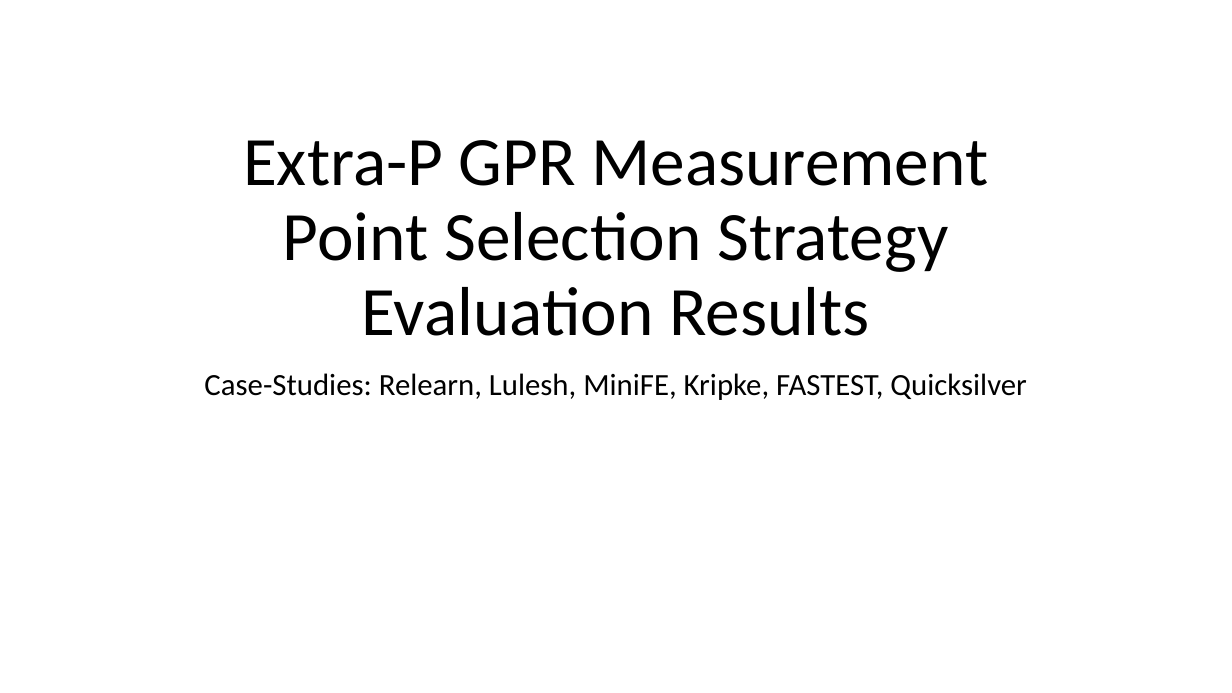
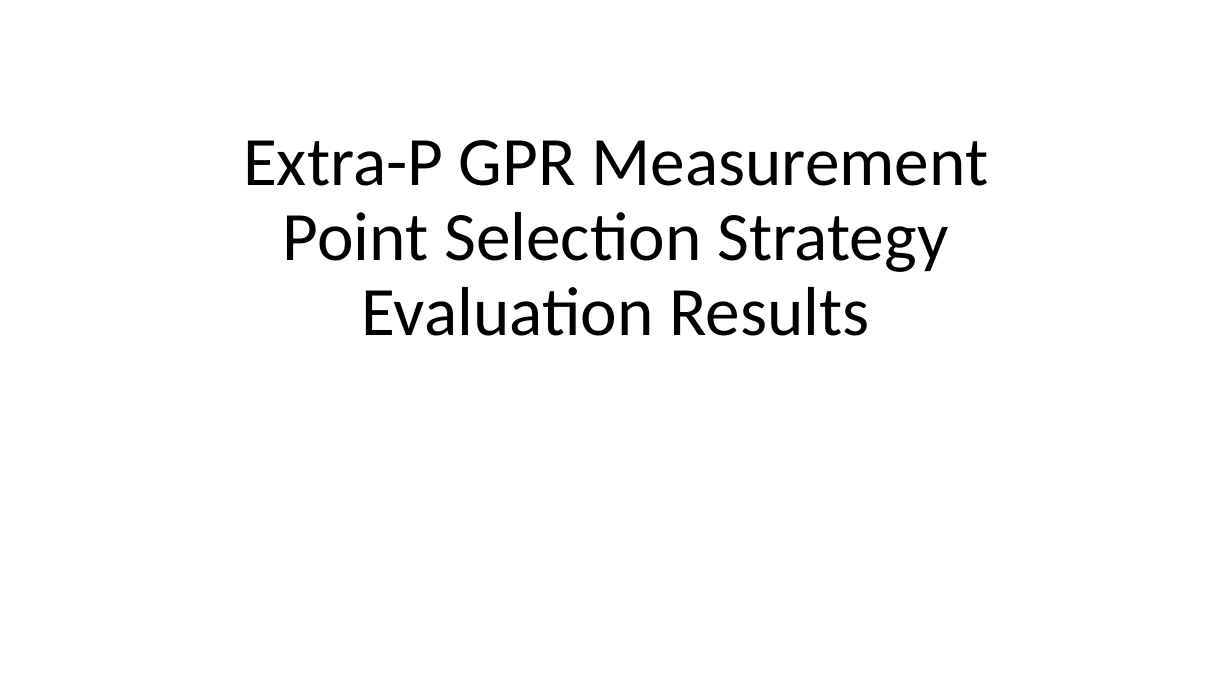
Before and after one commit to extra-p/extrap-gpr, a slide deck: slide 1 of Results.pptx. Drawn at 1232x693 pixels with LibreOffice and Linux fonts; fonts in the diff are those of the drawing. Boxes give left, top, right and bottom in pixels: in the first picture for what was removed or moved away, otherwise in the second. Text is boxed around its words. In the diff, an @@ line names an element or a change of style, - is before the commit and + after.

```diff
--- a/Results.pptx
+++ b/Results.pptx
@@ subtitle removed at [204,373,1026,400] @@
-Case-Studies: Relearn, Lulesh, MiniFE, Kripke, FASTEST, Quicksilver
```
Also in this commit, not shown: 3 slides added, 6 other files.
